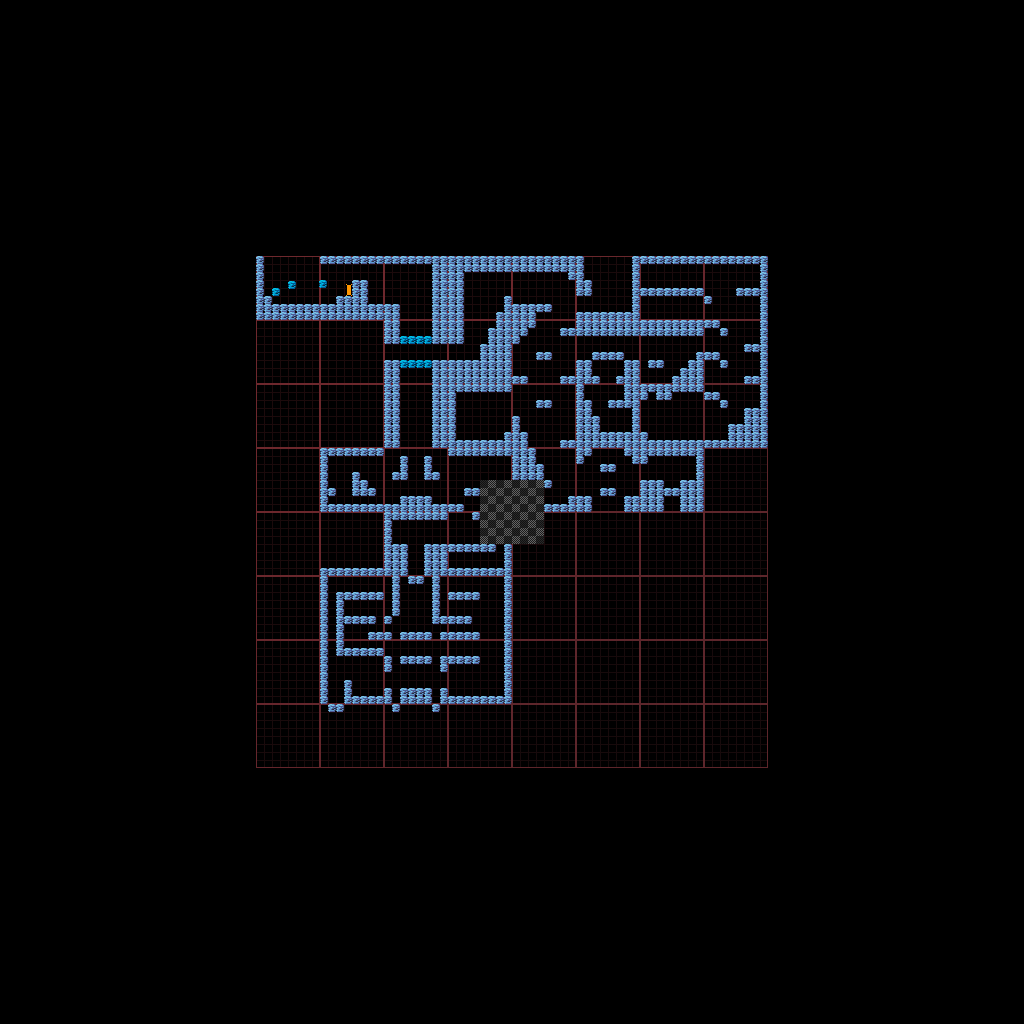
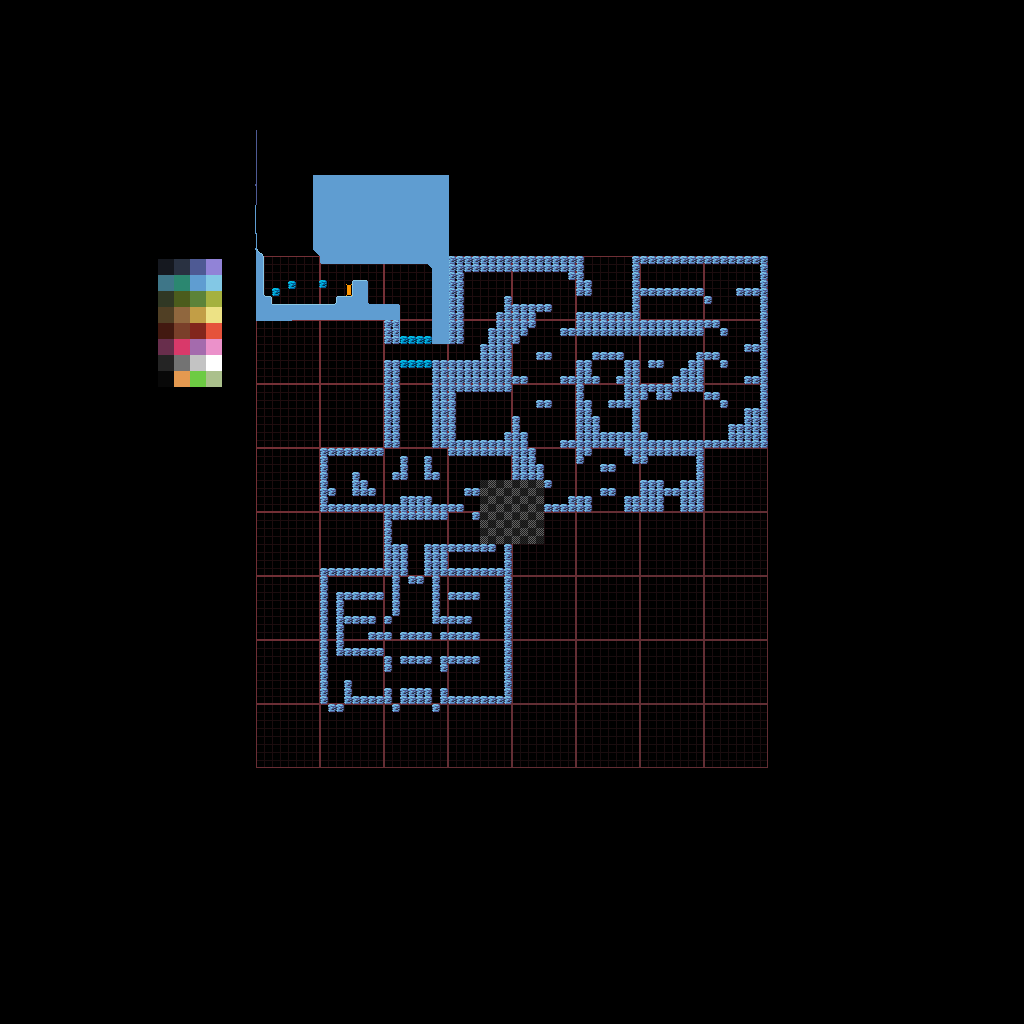
Layers edited between the first and the second (1024, 1024) image:
added layer "Palette" in group "G_512" over (x1=158, y1=259, x2=222, y2=387)
added layer "fg_512" in group "G_512" over (x1=255, y1=130, x2=449, y2=344)
renamed "fg_512" to "grid_512", opacity 100% → 5%, moved it above "tiles_512" over (x1=256, y1=256, x2=768, y2=768)
painted on "Pasted Layer" over (x1=314, y1=301, x2=358, y2=313)
